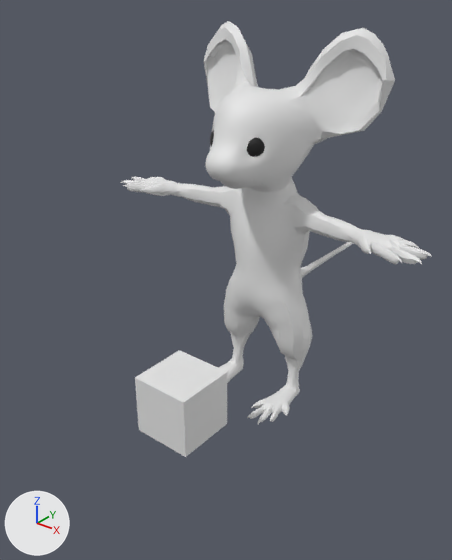
An edit to the Blender file Mouse/Mouse Clean (1).blend, drawn before and after from the same camera.
The view is the same before and after, from a 50 mm camera at (0.674, -0.687, 0.834) aimed at (-0.033, 0.196, 0.287). Every picture has the same lights, and +X, +Y and +Z are marked at lower left.

Objects in the first picture: 'Cube', 'Mouse'.
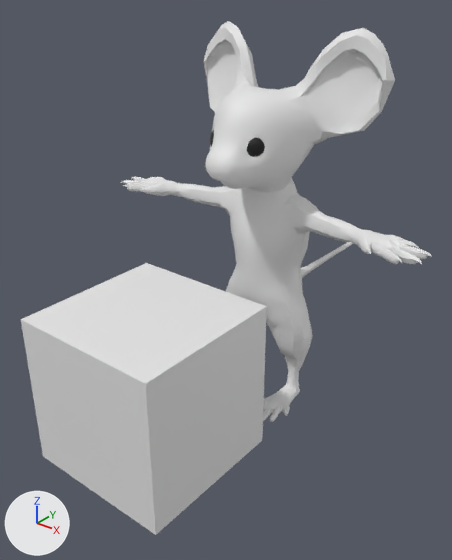
Changed parts and their boxes [x1, y1, x2, y2] in the pictures (452 x 560 px):
'Cube', moved, rescaled (166% wider, 153% taller)
    before: [135, 350, 227, 457]
    after: [21, 263, 267, 535]

The edits, one by one:
Object 'Cube' (ob_cube) moves from (-0.012, 0.035, 0.092) to (-0.012, -0.045, 0.177).
Object 'Cube' (ob_cube) is rescaled from (0.0619, 0.0619, 0.0619) to (0.146, 0.146, 0.146).
